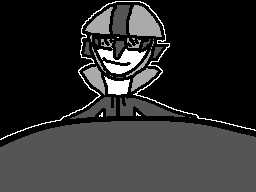
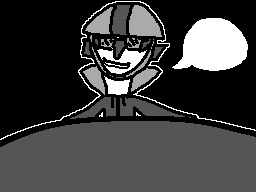
Before/after of a 256x192 layered artwork. What changed in the layer stack:
added layer "text-bubble" above "mouth" over [172, 18, 248, 71]
showed "mouth" over [103, 61, 130, 69]
